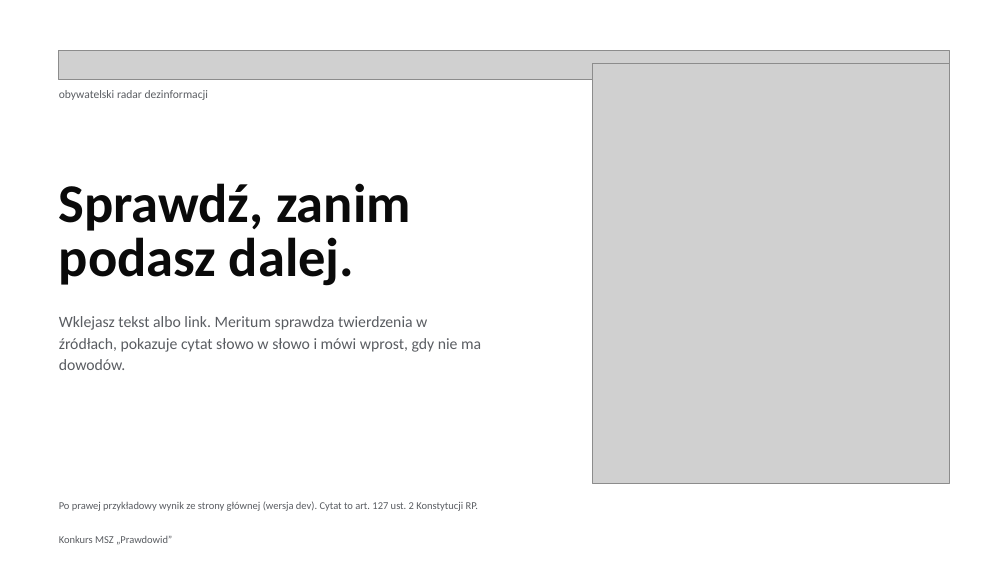
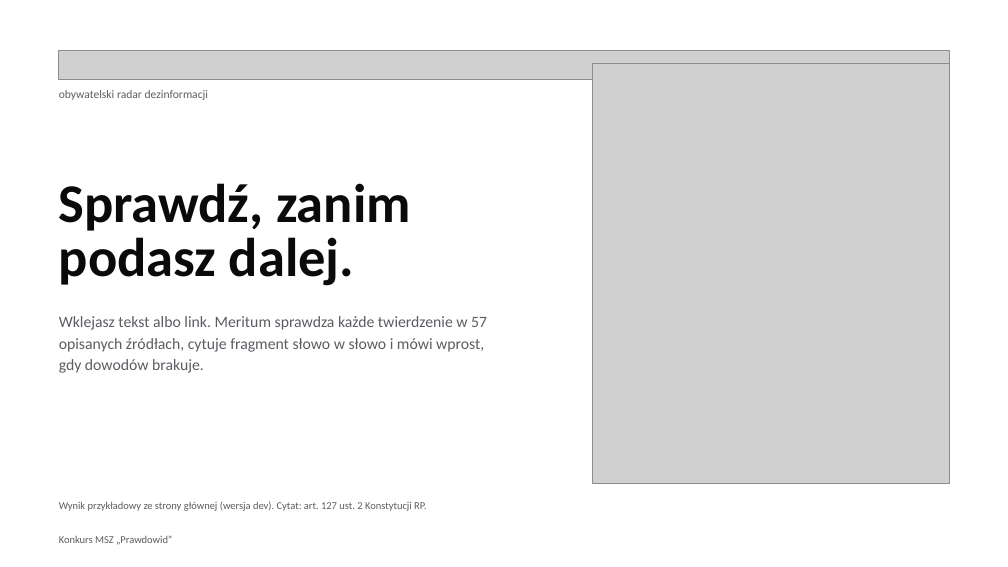
Before and after one commit to Meritum-HackNation2026/meritum-marketing, a slide deck: slide 1 of deck/meritum-deck.pptx. Drawn at 1008x567 pixels with LibreOffice and Linux fonts; fonts in the diff are those of the drawing; grey boxes stand for pictures. Boxes give left, top, right and bottom in pixels: in the first picture for what was removed or moved away, otherwise in the second. Text is boxed around its words. In the diff, an @@ line names an element or a change of style, - is before the commit and + after.

Commit message:
feat: decki pokazują zmierzone wyniki, koszty i skalowanie z arkusza Excel (#27)
* feat(docs): arkusz kosztów i wyników ma siedem przebiegów benchmarku i mapę liczb ze slajdów (#21)

Arkusz docs/meritum-koszty-i-wyniki.xlsx buduje build_workbook.py z raportów
meritum-worker (origin/develop 4cf906d). Ostatni przebieg to 7b: macro-F1 0,82
w raporcie i 0,65 liczone ściśle, pokrycie cytatami 90%, mediana 50 s.
Arkusz „Liczby na slajdach” podaje komórkę każdej liczby z decków, a test
tests/test_deck_numbers.py sprawdza, że slajdy i arkusz się zgadzają.
koszty-i-skalowanie.md mówi, skąd różnica wobec wcześniejszych szacunków.

* docs(deck): główny pitch zespołu jako wzorzec do porównań (#21)

Plik od Ani z 22.11.2026 leży w deck/wzorzec bez zmian. README mówi, czym
jest i dlaczego jego liczby o kosztach różnią się od arkusza.

* feat(deck): oba decki pokazują zmierzone wyniki, koszty, skalowanie i diagram kontenerów (#21)

Oba decki mają 12 slajdów w tej samej kolejności. Slajd z wynikami pokazuje
przebieg 7b przy każdym celu, także tam, gdzie celu nie spełniamy. Doszły
slajdy o kosztach według poziomu przyjęcia i o skalowaniu, każdy z linkiem
do arkusza. Slajd o użytkownikach wszedł do slajdu o kanałach, a pasek
postępu i strona wstrzymania do jednego slajdu z wynikiem.
Pełny diagram kontenerów, siedem przebiegów i prognoza są w dodatku
(deck/meritum-own/dodatek.html) poza limitem 12 slajdów.
Deck zespołu wycina tabele z liczbami z index.html, więc liczby w obu
deckach są te same.

* fix(deck): slajd z wynikami pokazuje cel i pomiar bez etykiet „spełniony / niespełniony” (#21)

Z tabeli na slajdzie 9 w obu deckach zniknęła kolumna z oceną. Cel z treści
zadania i wartość z przebiegu 7b stoją obok siebie. Przy prompt injection
została kreska, a pod nazwą miernika jest dopisek „nie zmierzono”.

Tytuł slajdu to „Wyniki z przebiegu 7b: 64 twierdzenia, 53 trafne werdykty.”,
a podtytuł podaje już tylko datę, 11 wstrzymań i 0 błędów technicznych.
Zdania o spełnianiu celów wypadły też z notatek prowadzącego do slajdów 9
i 12, z tekstu alternatywnego tabeli i z README. Test sprawdza dopisek
„nie zmierzono”. Arkusz i dodatek są bez zmian.

```diff
--- a/deck/meritum-deck.pptx
+++ b/deck/meritum-deck.pptx
@@ text at (59, 316, 487, 373): text changed @@
-Wklejasz tekst albo link. Meritum sprawdza twierdzenia w źródłach, pokazuje cytat słowo w słowo i mówi wprost, gdy nie ma dowodów.
+Wklejasz tekst albo link. Meritum sprawdza każde twierdzenie w 57 opisanych źródłach, cytuje fragment słowo w słowo i mówi wprost, gdy dowodów brakuje.
@@ text at (59, 501, 426, 511): text changed @@
-Po prawej przykładowy wynik ze strony głównej (wersja dev). Cytat to art. 127 ust. 2 Konstytucji RP.
+Wynik przykładowy ze strony głównej (wersja dev). Cytat: art. 127 ust. 2 Konstytucji RP.
```
Also in this commit, not shown: 4 other slides changed, 7 slides added, 6 slides removed, 45 other files.
